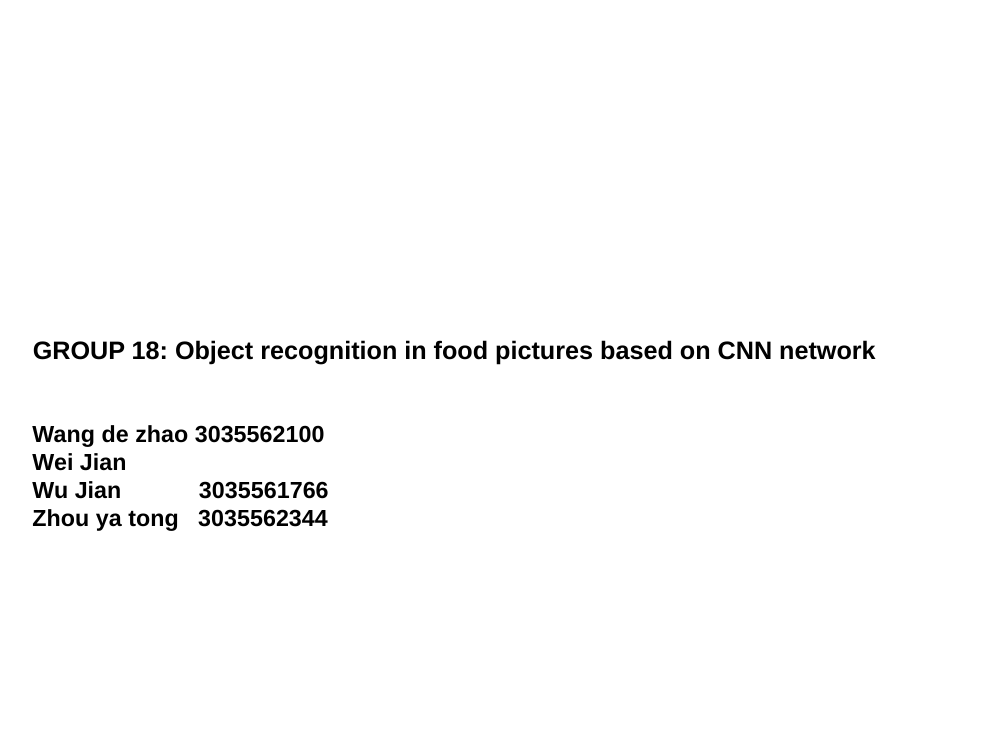
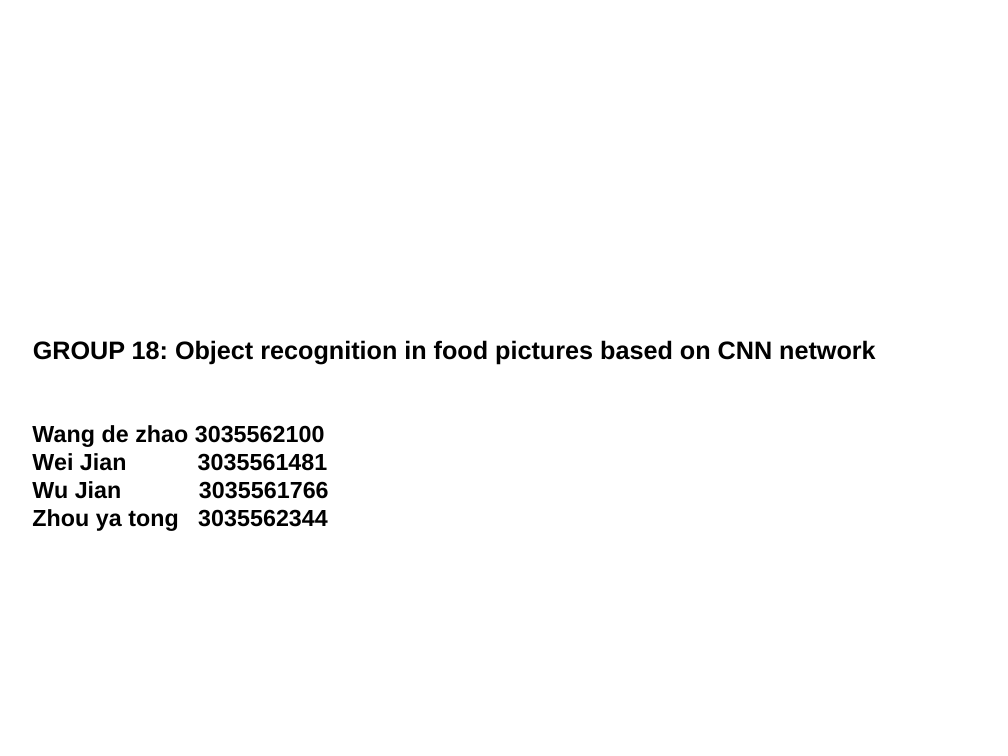
Before and after one commit to wonderjeo/Spark_DL4J, a slide deck: slide 1 of cloud_version5.ppt. Drawn at 1008x756 pixels with LibreOffice and Linux fonts; fonts in the diff are those of the drawing; background and template pictures are left out. Boxes give left, top, right and bottom in pixels: in the first picture for what was removed or moved away, otherwise in the second. Text is boxed around its words. In the diff, an @@ line names an element or a change of style, - is before the commit and + after.

```diff
--- a/cloud_version5.ppt
+++ b/cloud_version5.ppt
@@ text at bbox=[32, 425, 329, 531]: text changed @@
-Wang de zhao 3035562100
-Wei Jian
-Wu Jian 3035561766
-Zhou ya tong 3035562344
+Wang de zhao 3035562100
+Wei Jian 3035561481
+Wu Jian 3035561766
+Zhou ya tong 3035562344
```
